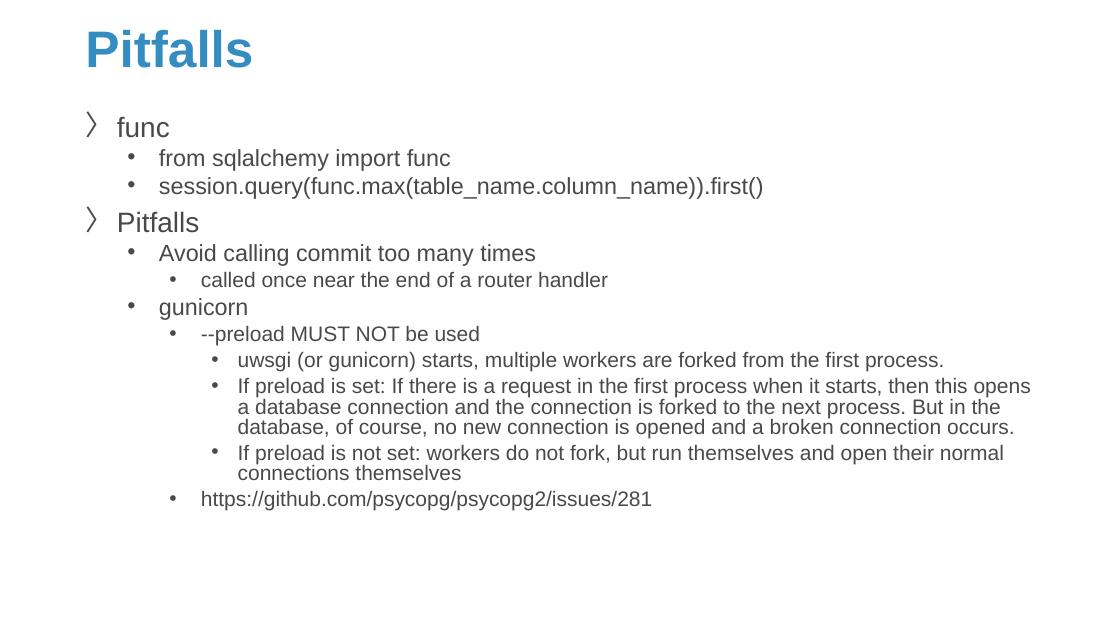
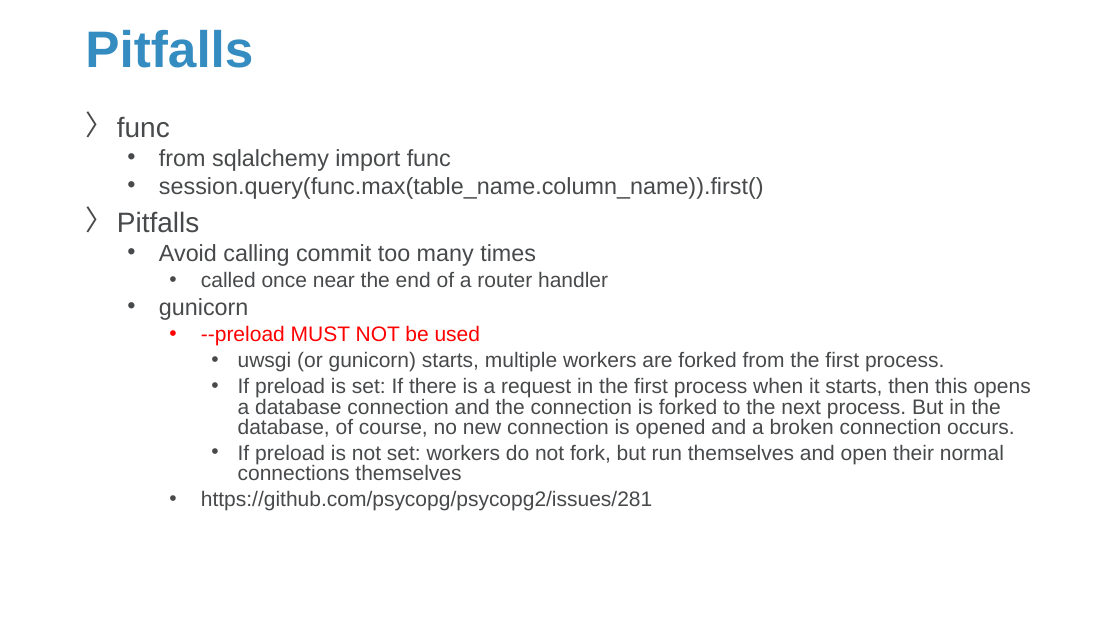
Before and after one commit to Sparks-Lu/TechNotes, a slide deck: slide 42 of Web/Flask-Notes.pptx (slide 35 before the commit). Drawn at 1120x630 pixels with LibreOffice and Linux fonts; fonts in the diff are those of the drawing; background and template pictures are left out. Boxes give left, top, right and bottom in pixels: in the first picture for what was removed or moved away, otherwise in the second. Text is boxed around its words. In the diff, an @@ line names an element or a change of style, - is before the commit and + after.

```diff
--- a/Web/Flask-Notes.pptx
+++ b/Web/Flask-Notes.pptx
@@ text at bbox=[201, 325, 481, 346]: text colour #47494B to #FF0000 in "--preload MUST NOT be used" @@
```
Also in this commit, not shown: 3 other slides changed, 11 slides added, 8 other files.
